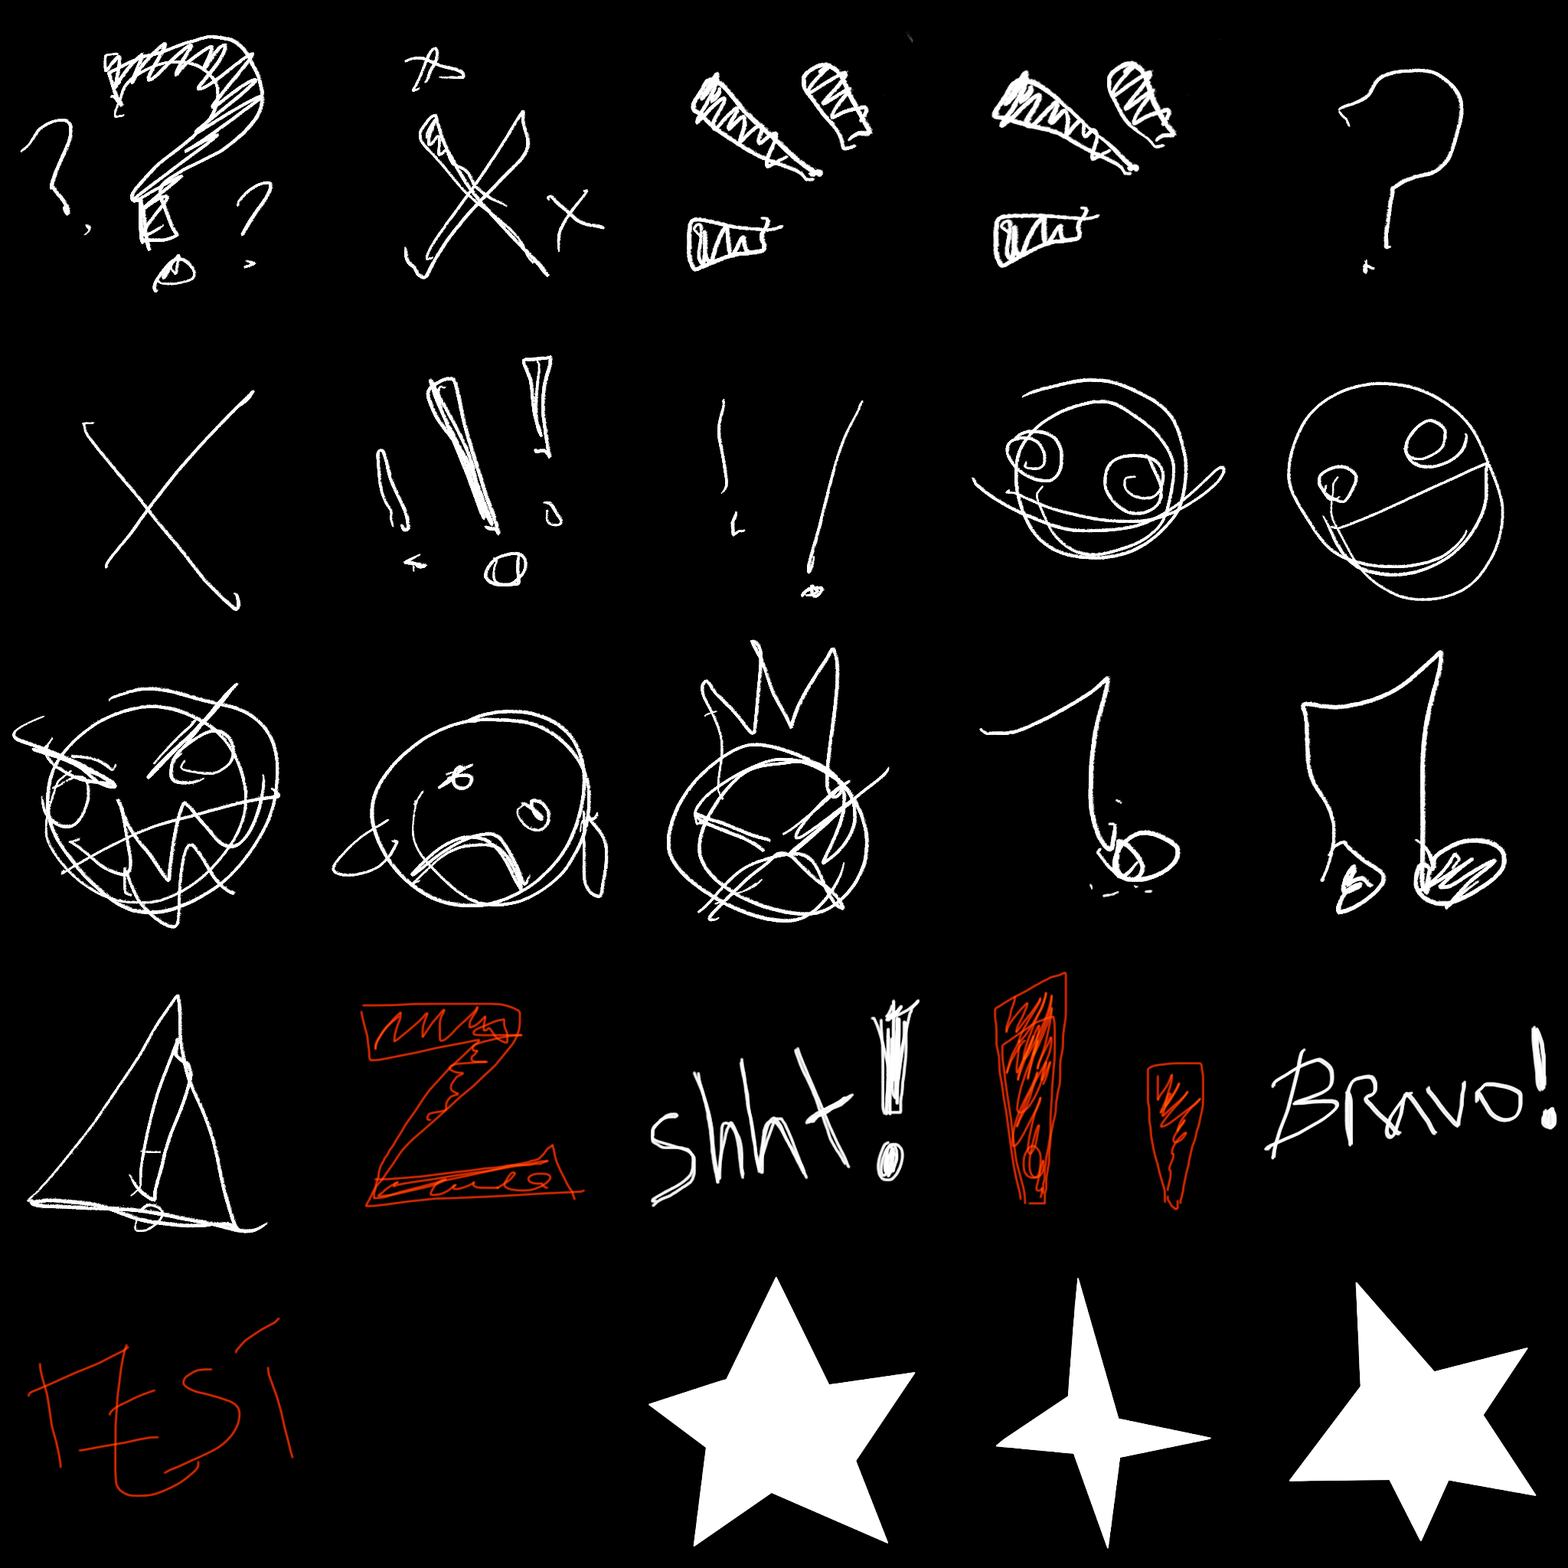
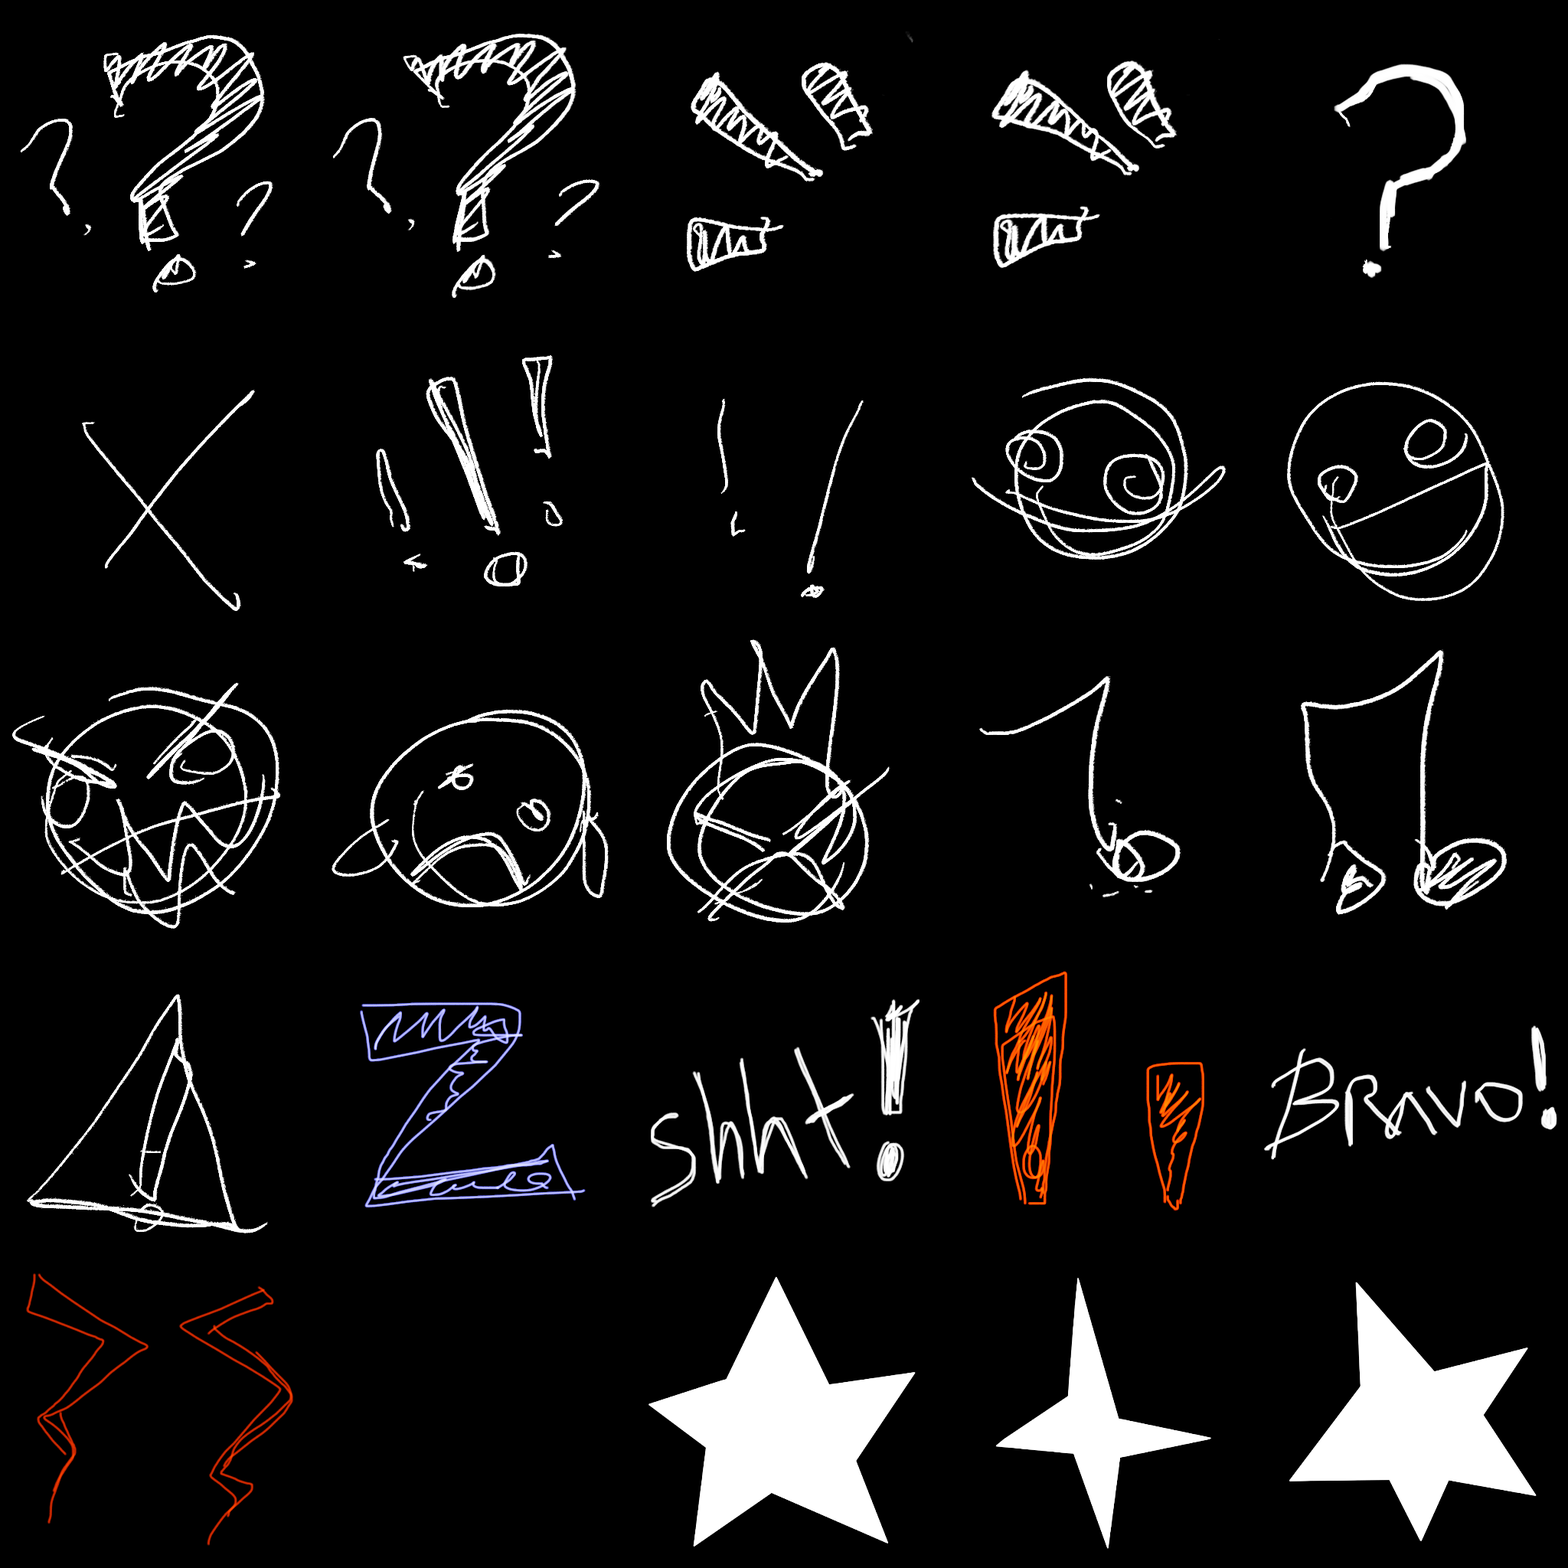
Two versions of the same layered image (1568 × 1568). Layer-by-layer changes:
removed layer "Layer 6" over [left=26, top=1316, right=294, bottom=1498]
added group "Sketches" with 2 layers above "T_VFX_MSK" over [left=26, top=970, right=1205, bottom=1546]
moved "Layer 4" into group "Sketches", painted on it over [left=359, top=970, right=1205, bottom=1212]
added layer "Layer 7" in group "Sketches" over [left=26, top=1273, right=294, bottom=1546]
painted on "Layer 5" over [left=1333, top=63, right=1467, bottom=279]
added layer "Layer 8" above "Layer 1" over [left=332, top=32, right=601, bottom=299]
painted on "Layer 1" over [left=404, top=46, right=605, bottom=280]